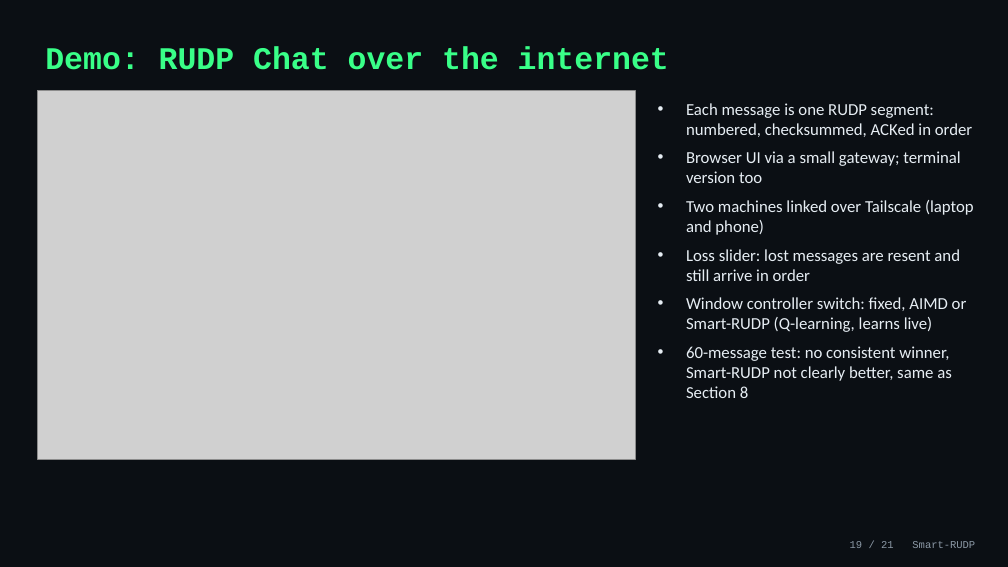
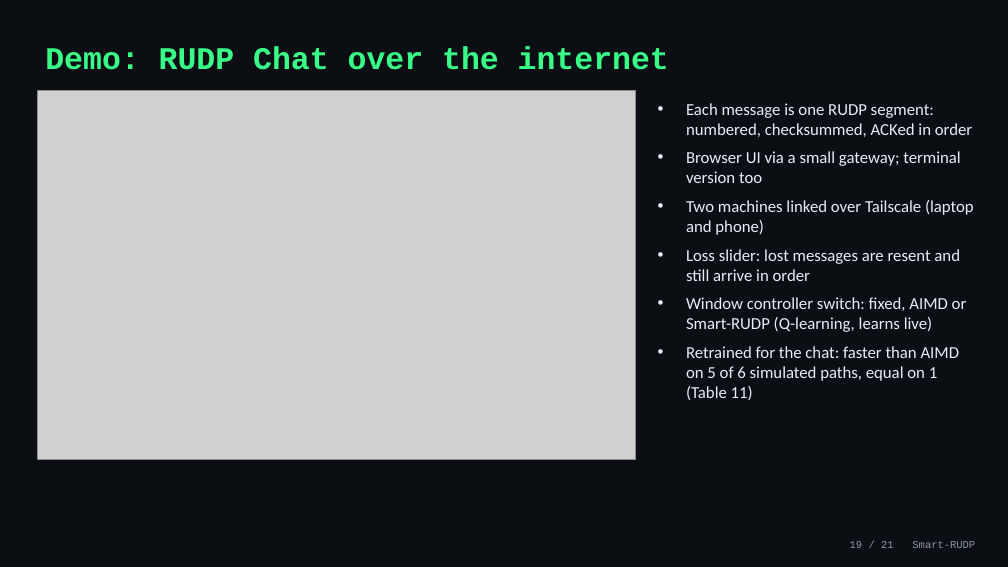
Before and after one commit to Capsturrrr/rudp, a slide deck: slide 19 of docs/final/RUDP_Presentation.pptx. Drawn at 1008x567 pixels with LibreOffice and Linux fonts; fonts in the diff are those of the drawing; grey boxes stand for pictures. Boxes give left, top, right and bottom in pixels: in the first picture for what was removed or moved away, otherwise in the second. Text is boxed around its words. In the diff, an @@ line names an element or a change of style, - is before the commit and + after.

```diff
--- a/docs/final/RUDP_Presentation.pptx
+++ b/docs/final/RUDP_Presentation.pptx
@@ text at [686, 346, 960, 400]: text changed @@
-• 60-message test: no consistent winner, Smart-RUDP not clearly better, same as Section 8
+• Retrained for the chat: faster than AIMD on 5 of 6 simulated paths, equal on 1 (Table 11)
```
Also in this commit, not shown: 12 other files.
